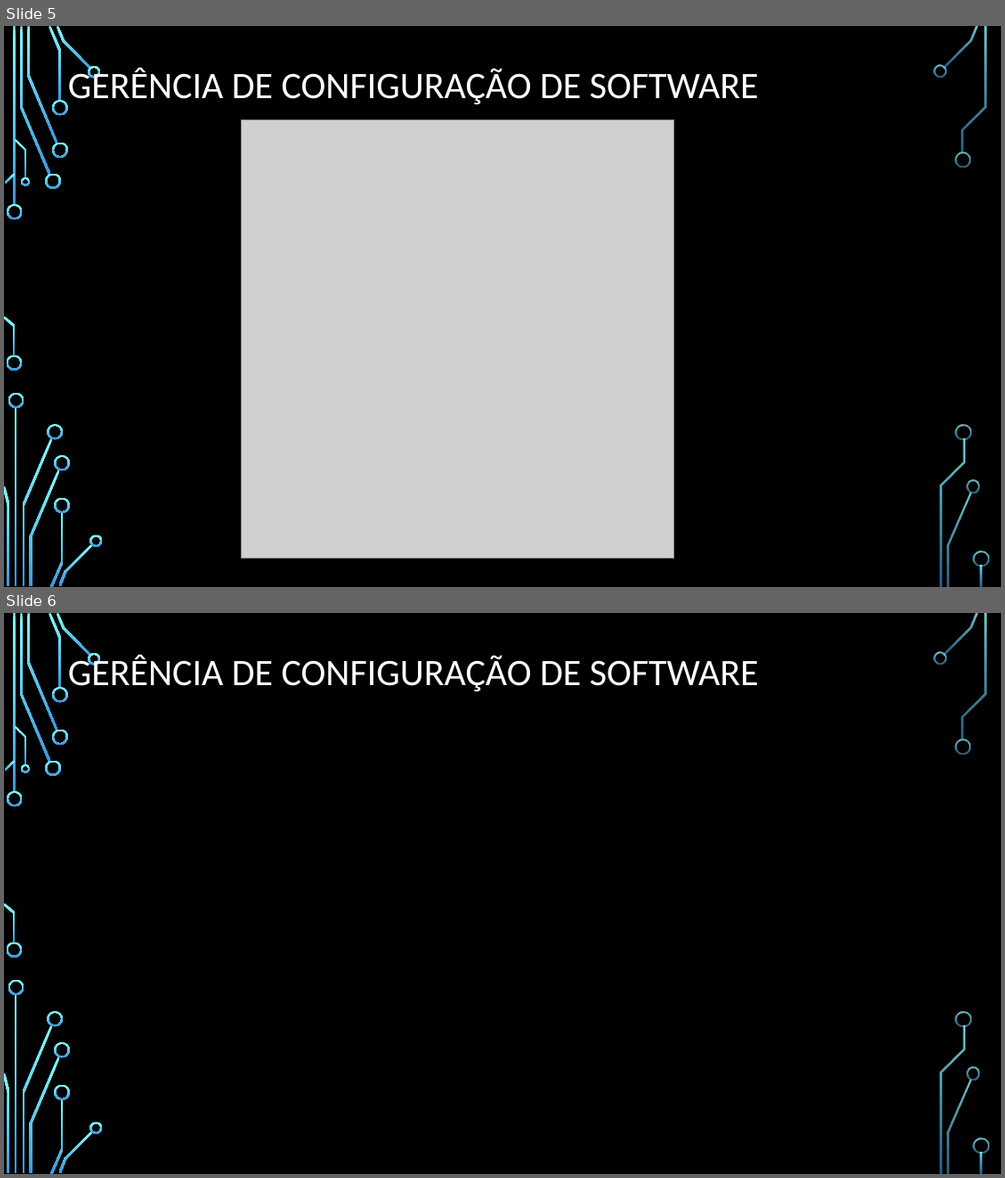
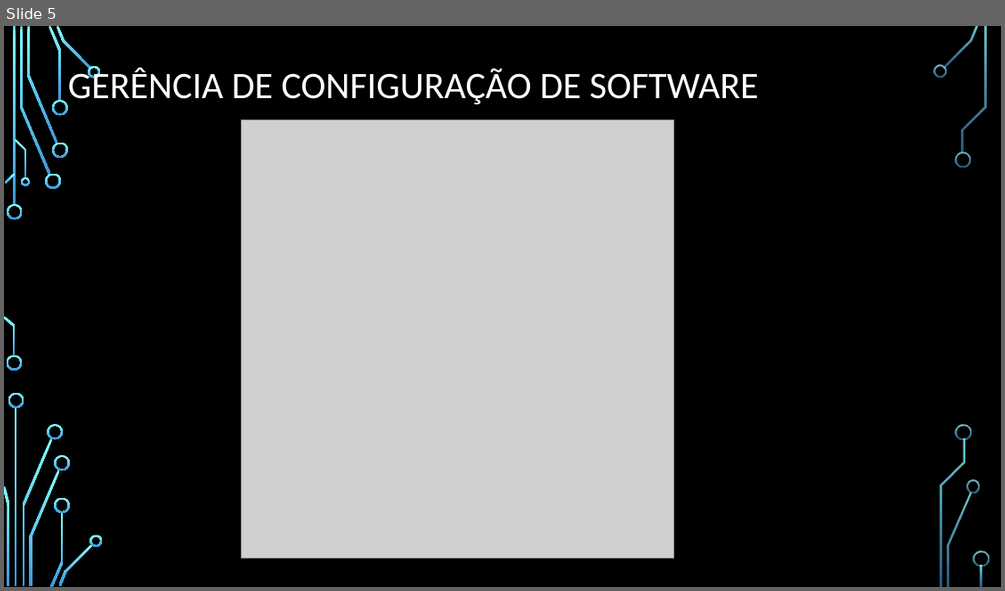
Before and after one commit to DeniseCruz/GerenciaConfig, a slide deck: MedicaoMetricas.pptx. Shown one above the other, each under a label of ours: slides 5 and 6 before the commit, slide 5 after it. The pictures are 1005x1178 and 1005x591 pixels, drawn with LibreOffice and Linux fonts; fonts in the diff are those of the drawing; grey boxes stand for pictures; background and template pictures are left out. Boxes give left, top, right and bottom in pixels: in the first picture for what was removed or moved away, otherwise in the second. Text is boxed around its words. In the diff, an @@ line names an element or a change of style, - is before the commit and + after.

```diff
--- a/MedicaoMetricas.pptx
+++ b/MedicaoMetricas.pptx
@@ slide 6 removed at [4,613,1001,1174], background picture (left out); not listed: 36 template elements that a slide beside it also shows @@
@@ title removed at [68,655,759,691] @@
-GERÊNCIA DE CONFIGURAÇÃO DE SOFTWARE
```
Also in this commit, not shown: 4 slides added.
